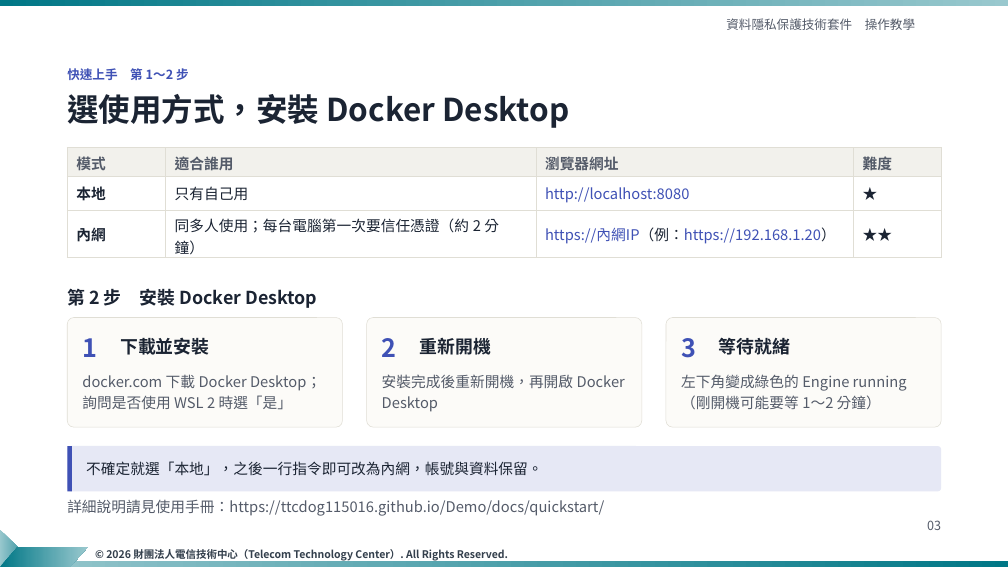
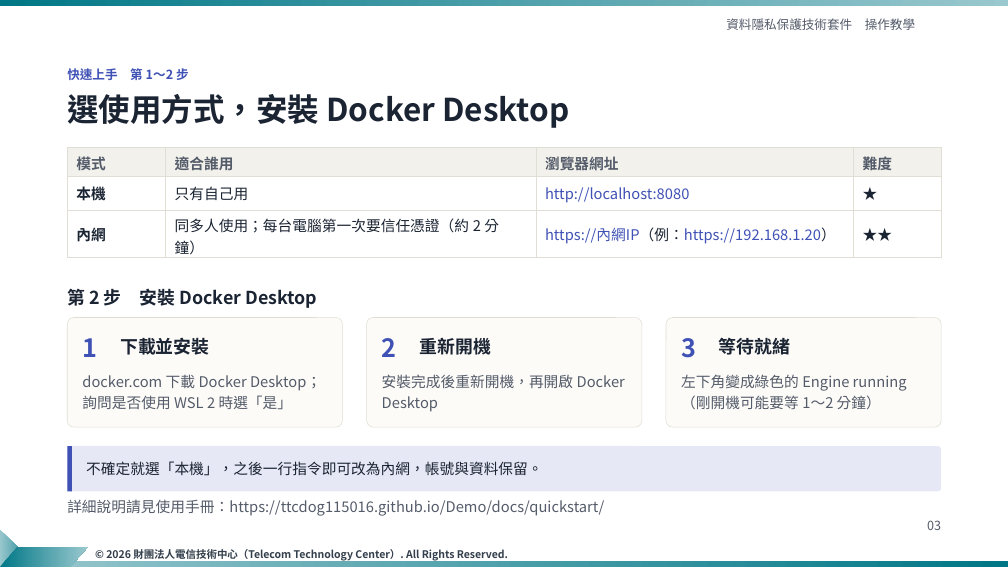
Before and after one commit to ttcdog115016/Demo, a slide deck: slide 3 of slides/資料隱私保護技術套件_操作教學_TTC樣板_v4.pptx. Drawn at 1008x567 pixels with LibreOffice and Linux fonts; fonts in the diff are those of the drawing; background and template pictures are left out. Boxes give left, top, right and bottom in pixels: in the first picture for what was removed or moved away, otherwise in the second. Text is boxed around its words. In the diff, an @@ line names an element or a change of style, - is before the commit and + after.

```diff
--- a/slides/資料隱私保護技術套件_操作教學_TTC樣板_v4.pptx
+++ b/slides/資料隱私保護技術套件_操作教學_TTC樣板_v4.pptx
@@ table at bbox=[67, 147, 941, 259] @@
-row 2, column 1: 本地
+row 2, column 1: 本機
@@ text at bbox=[86, 461, 542, 476]: text changed @@
-不確定就選「本地」，之後一行指令即可改為內網，帳號與資料保留。
+不確定就選「本機」，之後一行指令即可改為內網，帳號與資料保留。
```
Also in this commit, not shown: 6 other slides changed, 10 other files.
